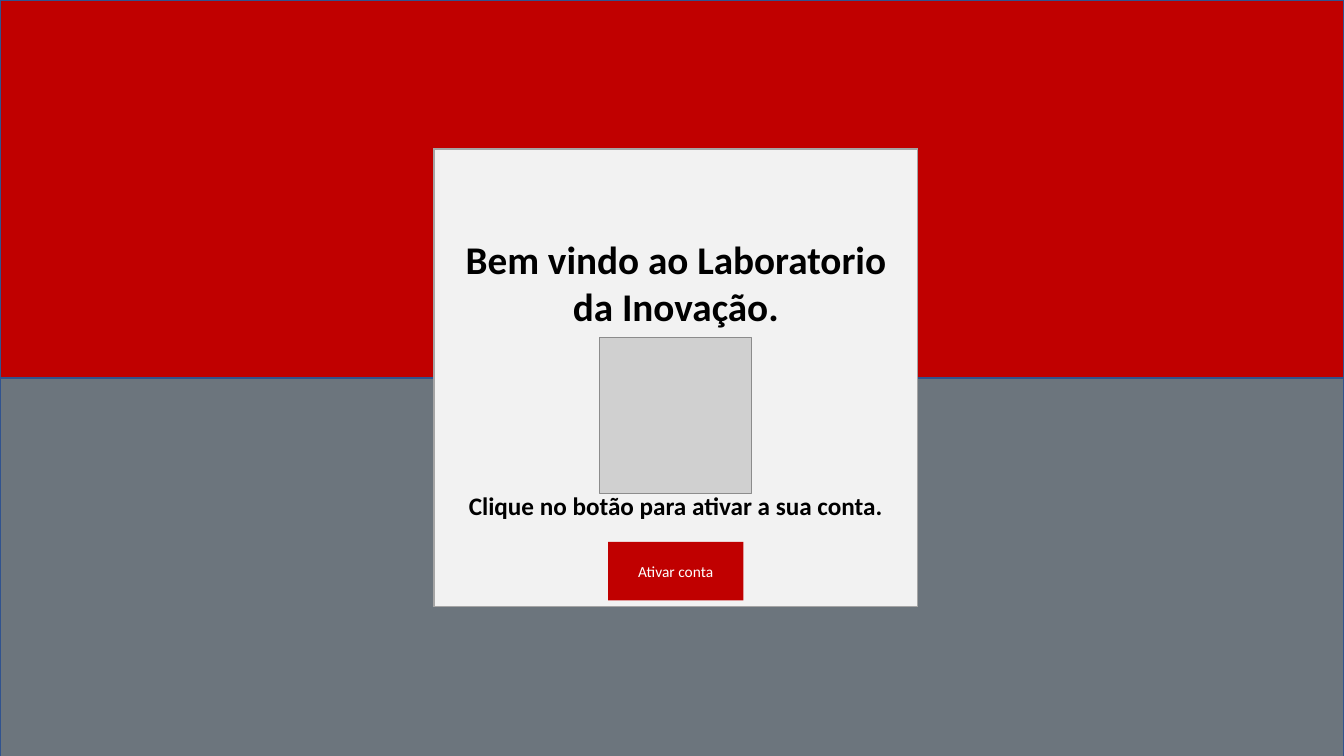
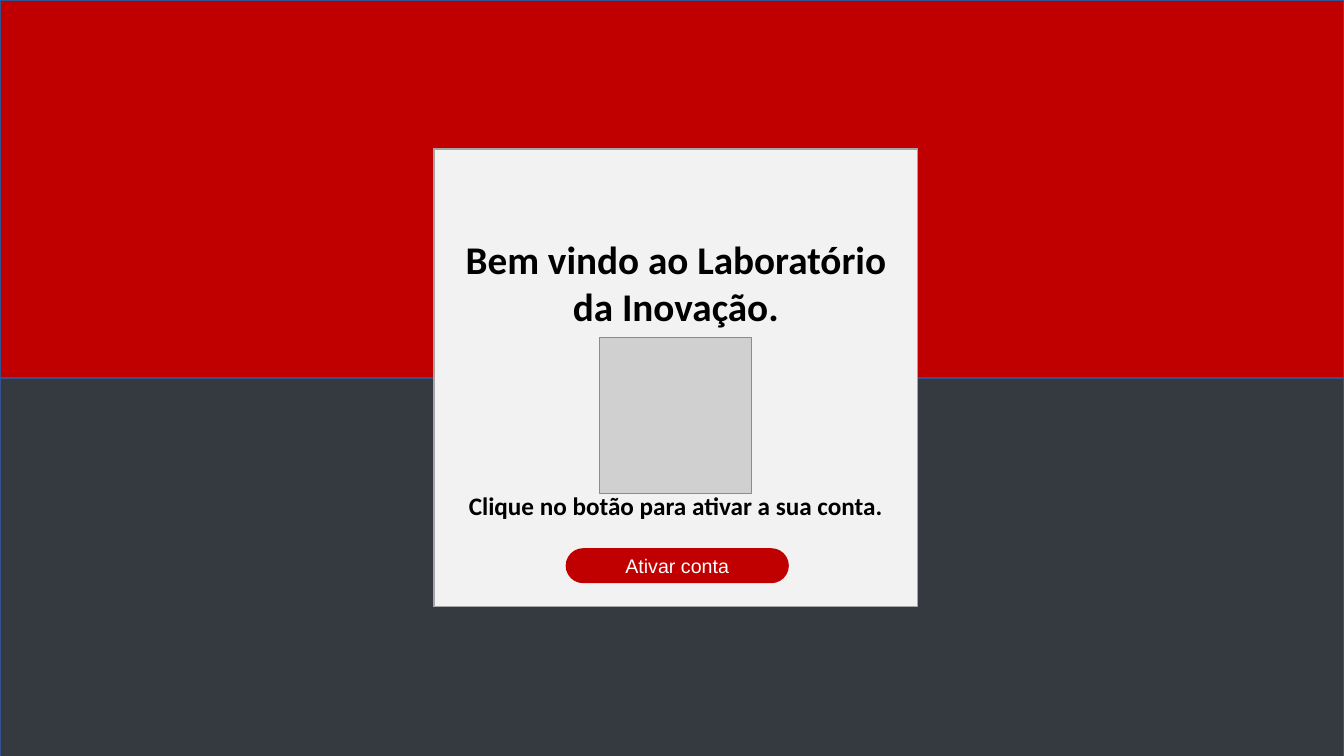
Before and after one commit to Reaf25pt/CriticalProject, a slide deck: slide 3 of frontend/mockup_final.pptx. Drawn at 1344x756 pixels with LibreOffice and Linux fonts; fonts in the diff are those of the drawing; grey boxes stand for pictures. Boxes give left, top, right and bottom in pixels: in the first picture for what was removed or moved away, otherwise in the second. Text is boxed around its words. In the diff, an @@ line names an element or a change of style, - is before the commit and + after.

```diff
--- a/frontend/mockup_final.pptx
+++ b/frontend/mockup_final.pptx
@@ text in rectangle at (x1=466, y1=246, x2=886, y2=328): text changed @@
-Bem vindo ao Laboratorio da Inovação.
+Bem vindo ao Laboratório da Inovação.
@@ rectangle at (x1=0, y1=338, x2=1344, y2=756): fill #6C757D to #343A40 @@
@@ rounded rectangle "Ativar conta" resized from (x1=608, y1=542, x2=743, y2=601) to (x1=566, y1=548, x2=788, y2=584) @@
@@ rounded rectangle "Ativar conta" at (x1=566, y1=548, x2=788, y2=584): size 11 to 14 pt, font Calibri to Arial; rectangle to rounded rectangle @@
```
Also in this commit, not shown: 3 other slides changed, 2 other files.
